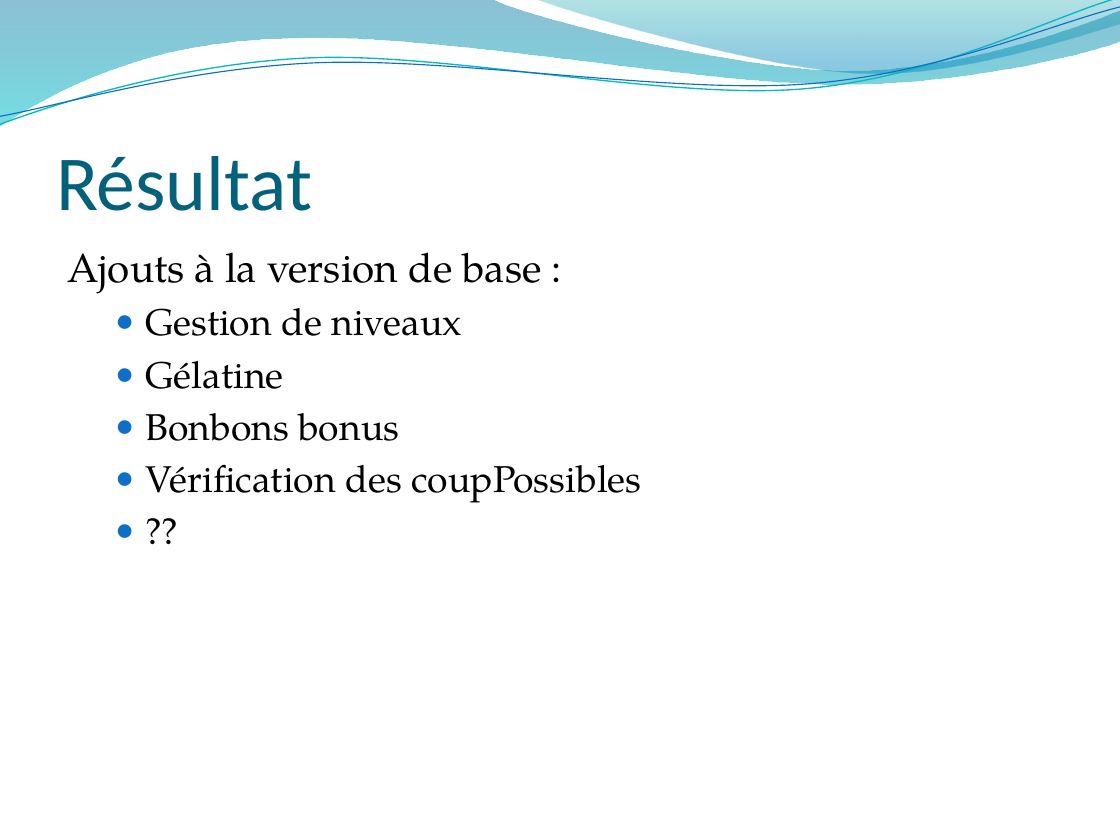
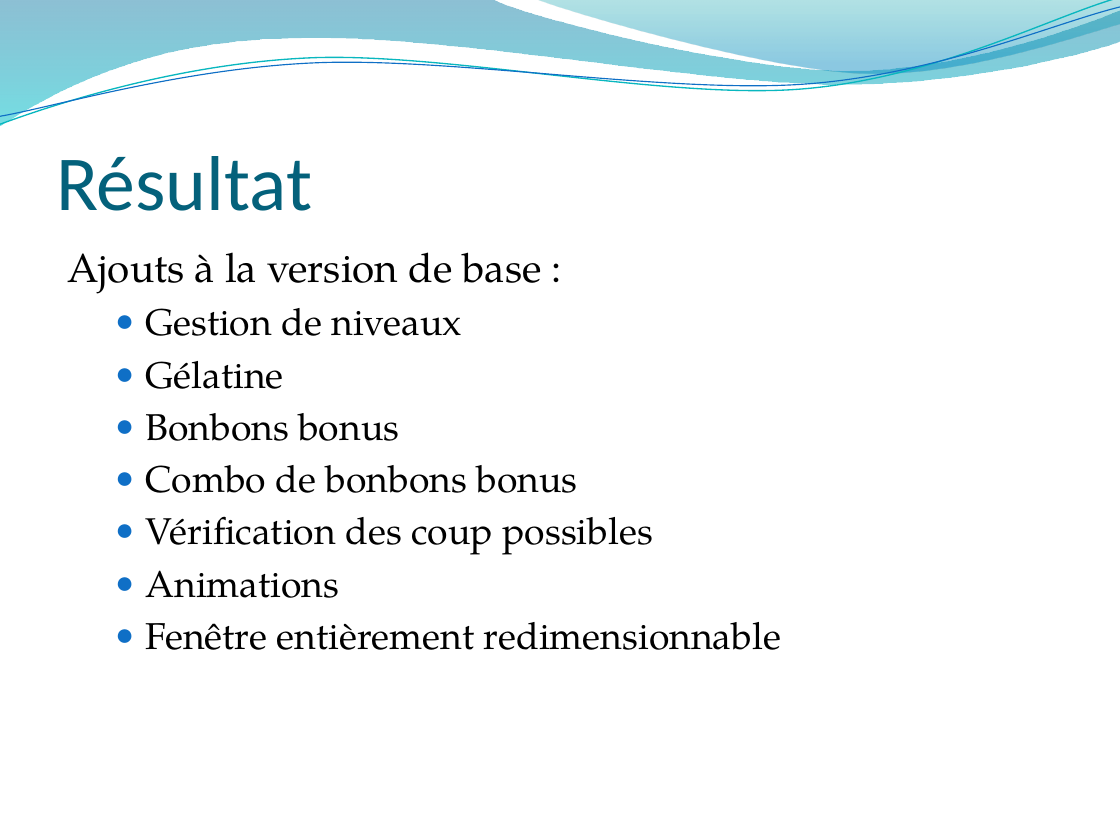
Before and after one commit to SullyP/candy-crush-like, a slide deck: slide 5 of Sweet Candy.pptx. Drawn at 1120x840 pixels with LibreOffice and Linux fonts; fonts in the diff are those of the drawing; background and template pictures are left out. Boxes give left, top, right and bottom in pixels: in the first picture for what was removed or moved away, otherwise in the second. Text is boxed around its words. In the diff, an @@ line names an element or a change of style, - is before the commit and + after.

```diff
--- a/Sweet Candy.pptx
+++ b/Sweet Candy.pptx
@@ text at (145, 465, 781, 650): text changed @@
-  ● Vérification des coupPossibles
-  ● ??
+  ● Combo de bonbons bonus
+  ● Vérification des coup possibles
+  ● Animations
+  ● Fenêtre entièrement redimensionnable
```
Also in this commit, not shown: 4 other slides changed.
